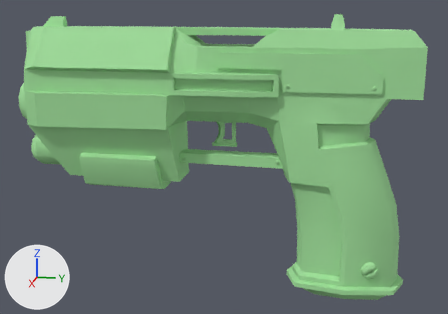
The FBX model IslandShow/Assets/ZZSandbox/AdriaB_Sandbox/Props/Weapons/Gun/prop_wep_gun.FBX as it was, and as the next commit left it.
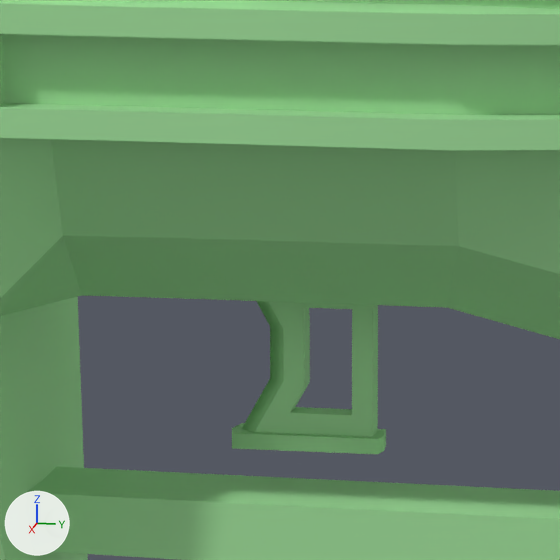
Each version appears first whole from a 50 mm lens placed at (0.3988, -0.0017, 0.1193), pointed at (0.004, -0.0807, 0.0206), and next in a close-up on the part from 39% to 59% of the width and 23% to 52% of the height. Arrows for +X, +Y and +Z are at lower left; the lights stay in place. Where no turn or scale is listed for an object, it has been applied to the vertices.

The first close-up shows 'wep_rg_main', 'wep_rg_trigger'.
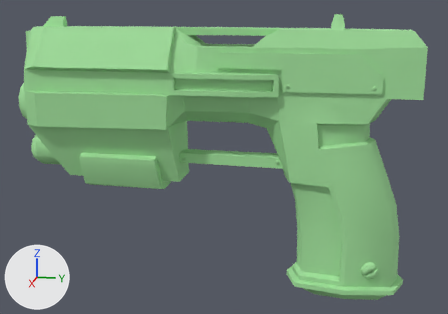
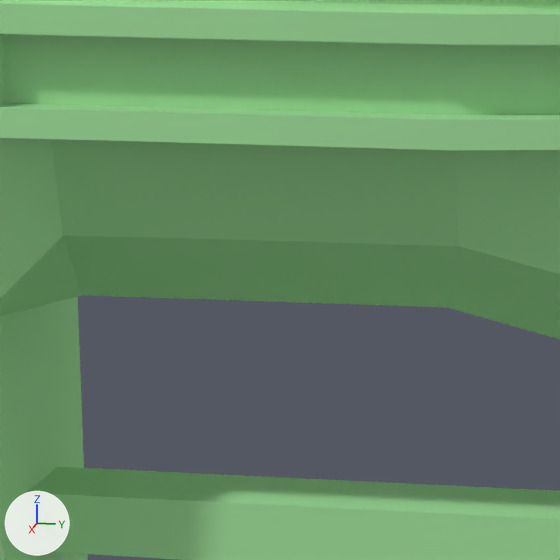
The change, as a list of edits to the scene's bpy script:
```text
Remove ob_wep_rg_trigger:
    ob_wep_rg_trigger = bpy.data.objects.new('wep_rg_trigger', me_mesh_001)
    ob_wep_rg_trigger.location = (0.0, -0.0796, 0.0446)
```

What differs and where, as boxes [x1, y1, x2, y2] in the close-ups (560 x 560 px):
'wep_rg_trigger', deleted (green)
    before: [232, 301, 386, 454]
